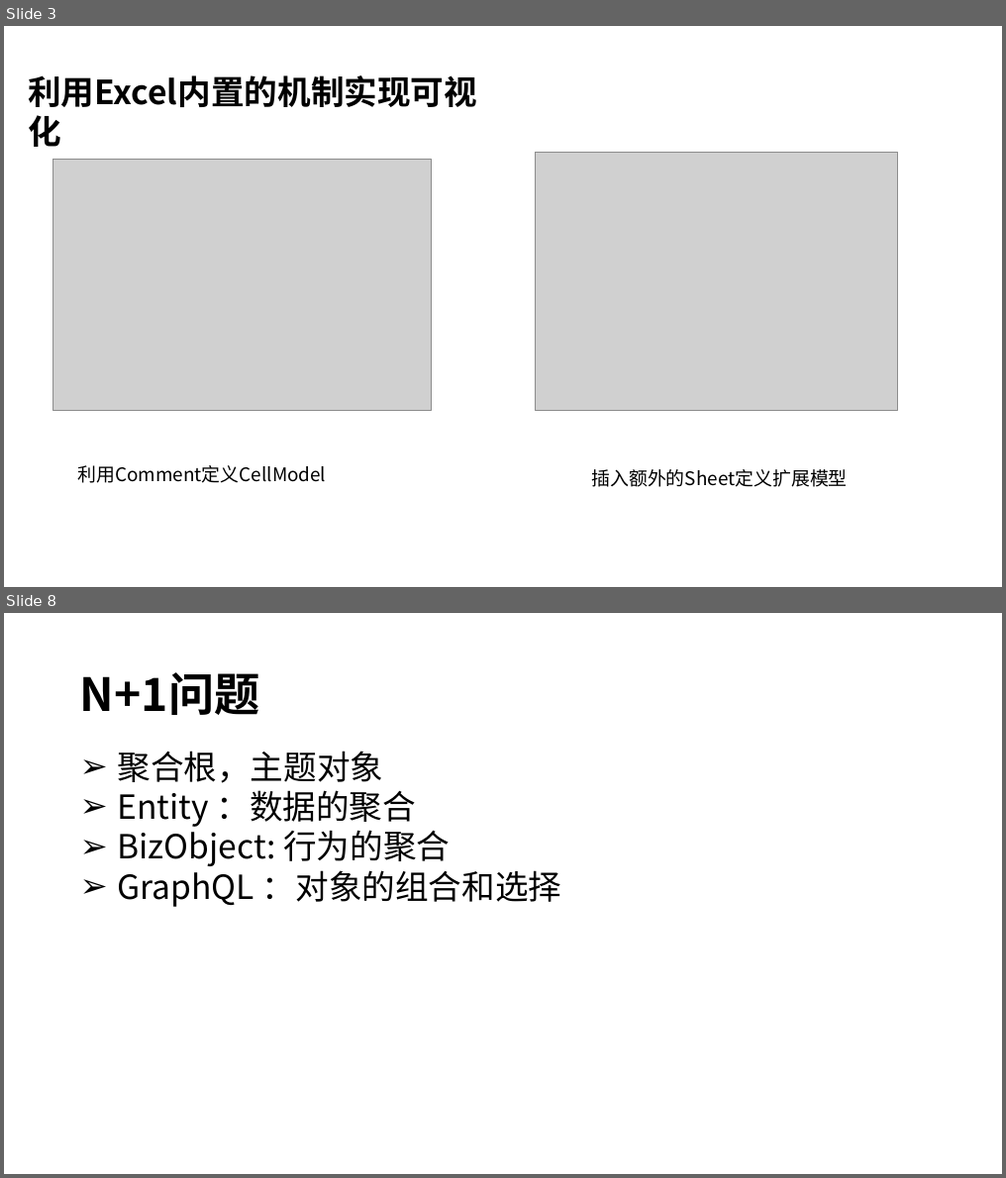
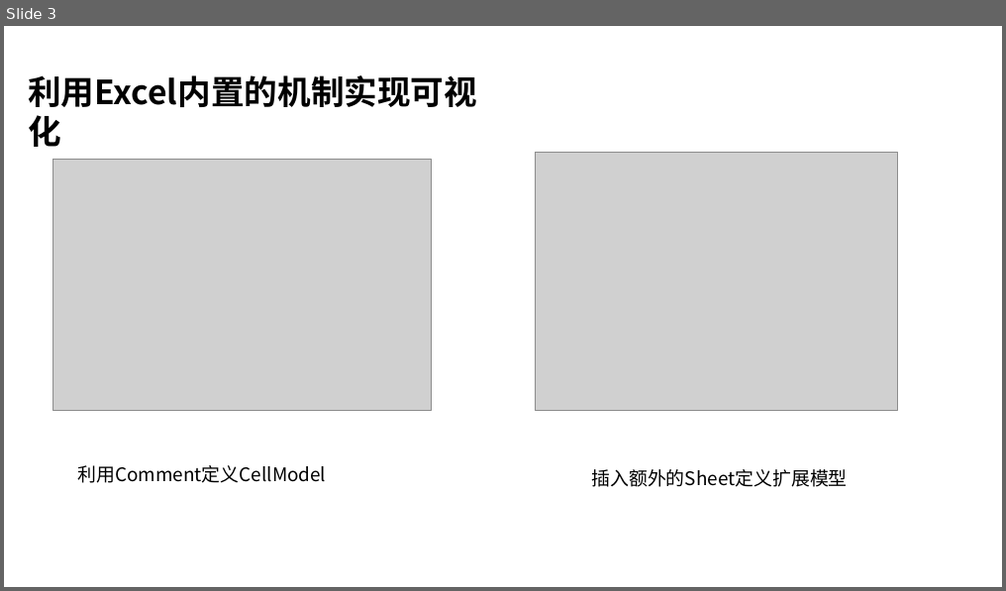
Before and after one commit to entropy-cloud/nop-entropy, a slide deck: docs/ppt/nop-report.pptx. Shown one above the other, each under a label of ours: slides 3 and 8 before the commit, slide 3 after it; the slides between them are not shown. The pictures are 1006x1178 and 1006x591 pixels, drawn with LibreOffice and Linux fonts; fonts in the diff are those of the drawing; grey boxes stand for pictures. Boxes give left, top, right and bottom in pixels: in the first picture for what was removed or moved away, otherwise in the second. Text is boxed around its words. In the diff, an @@ line names an element or a change of style, - is before the commit and + after.

```diff
--- a/docs/ppt/nop-report.pptx
+++ b/docs/ppt/nop-report.pptx
@@ slide 8 removed at bbox=[4, 613, 1002, 1174], background #FFFFFF @@
@@ title removed at bbox=[80, 672, 260, 715] @@
-N+1问题
@@ text removed at bbox=[118, 751, 561, 907] @@
-➢ 聚合根，主题对象
-➢ Entity ：数据的聚合
-➢ BizObject: 行为的聚合
-➢ GraphQL ：对象的组合和选择
```
Also in this commit, not shown: 6 slides added, 5 other slides removed, 5 other files.
